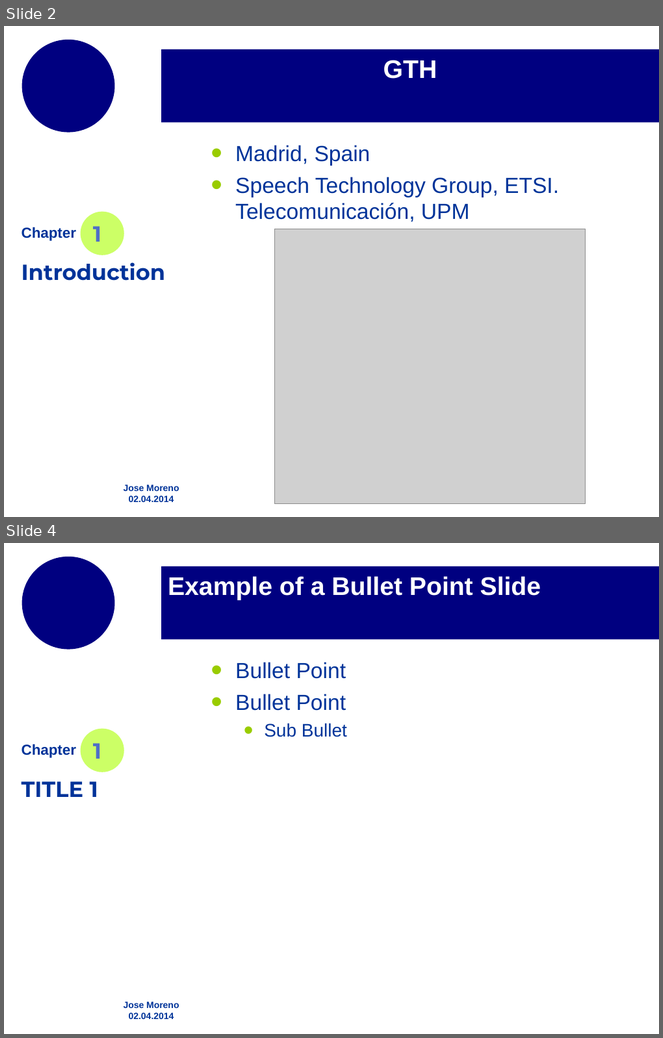
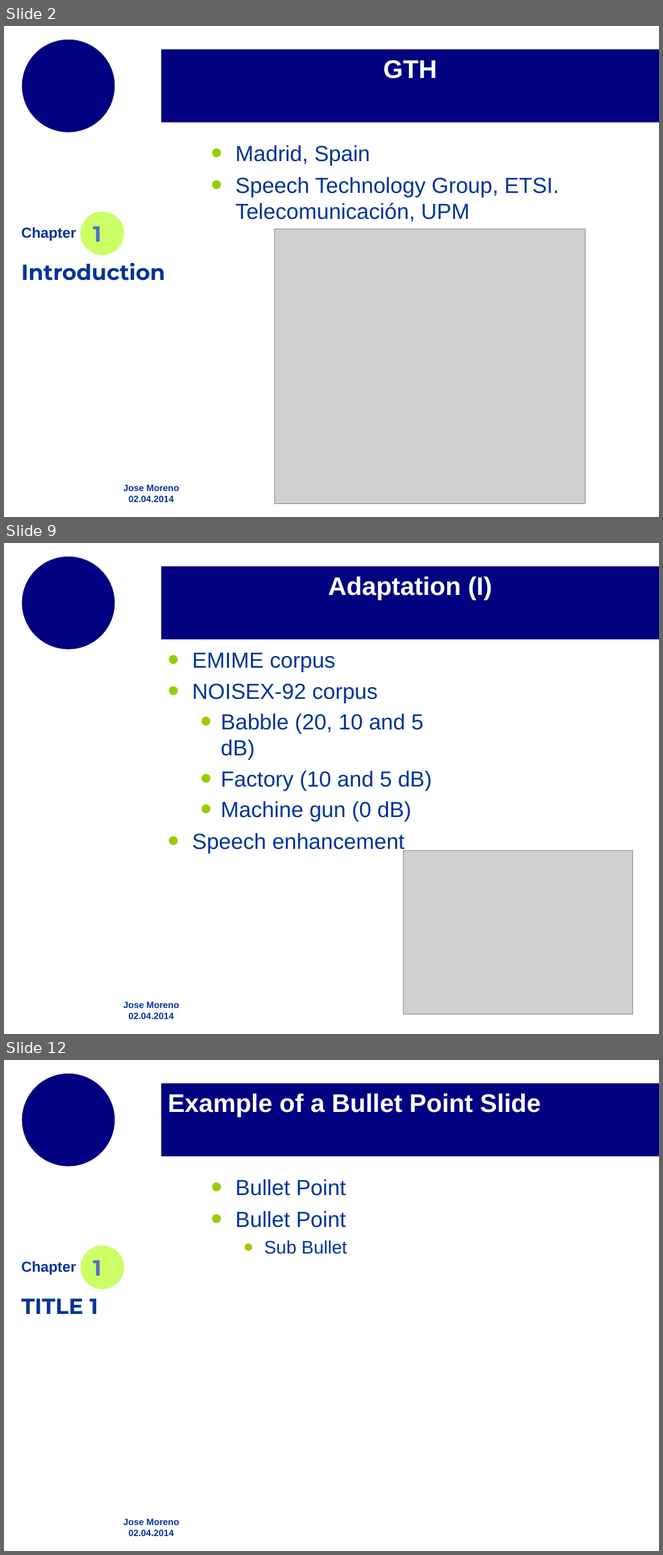
Before and after one commit to josemoreno/PFC_memoria, a slide deck: pres.odp. Shown one above the other, each under a label of ours: slides 2 and 4 before the commit, slides 2, 9 and 12 after it; the slides between them are not shown. The pictures are 663x1038 and 663x1555 pixels, drawn with LibreOffice and Linux fonts; fonts in the diff are those of the drawing; grey boxes stand for pictures; background and template pictures are left out. Boxes give left, top, right and bottom in pixels: in the first picture for what was removed or moved away, otherwise in the second. Text is boxed around its words. In the diff, an @@ line names an element or a change of style, - is before the commit and + after.

```diff
--- a/pres.odp
+++ b/pres.odp
@@ slide 9 added at (4,543,659,1034), background #FFFFFF; not listed: 2 template elements that a slide beside it also shows @@
@@ title added at (161,566,659,639), fill #000080, 28 pt, text #FFFFFF, bold @@
+Adaptation (I)
@@ text added at (192,653,432,854), 24 pt, text #003399 @@
+• EMIME corpus
+• NOISEX-92 corpus
+  • Babble (20, 10 and 5 dB)
+  • Factory (10 and 5 dB)
+  • Machine gun (0 dB)
+• Speech enhancement
@@ picture added at (404,851,633,1015) @@
@@ what was slide 4 is now slide 12 @@
```
Also in this commit, not shown: 1 slide changed, 7 other slides added, 5 other files.
